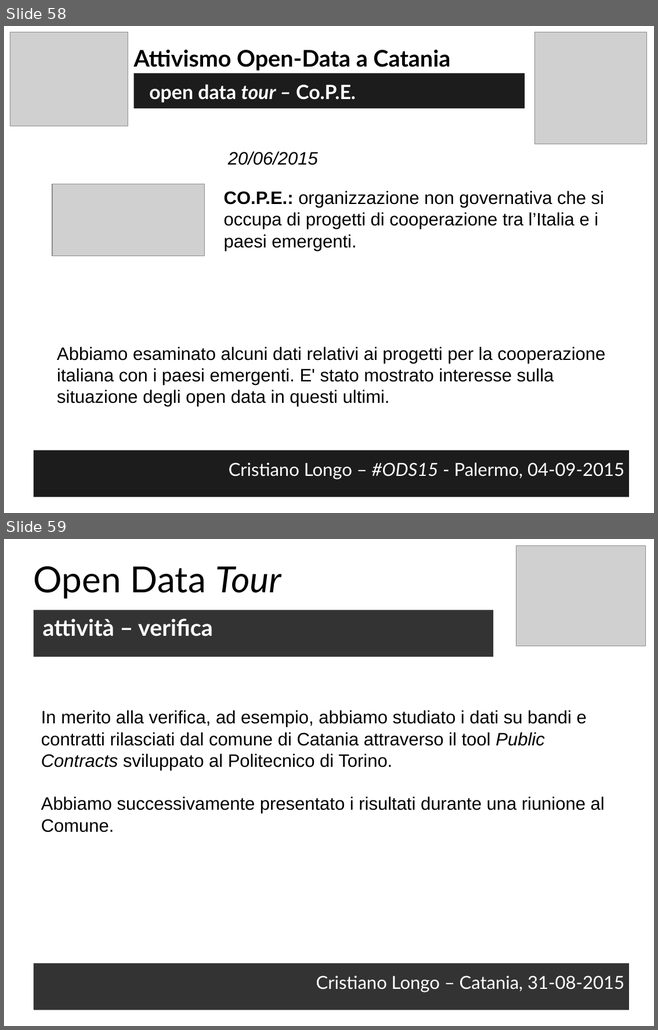
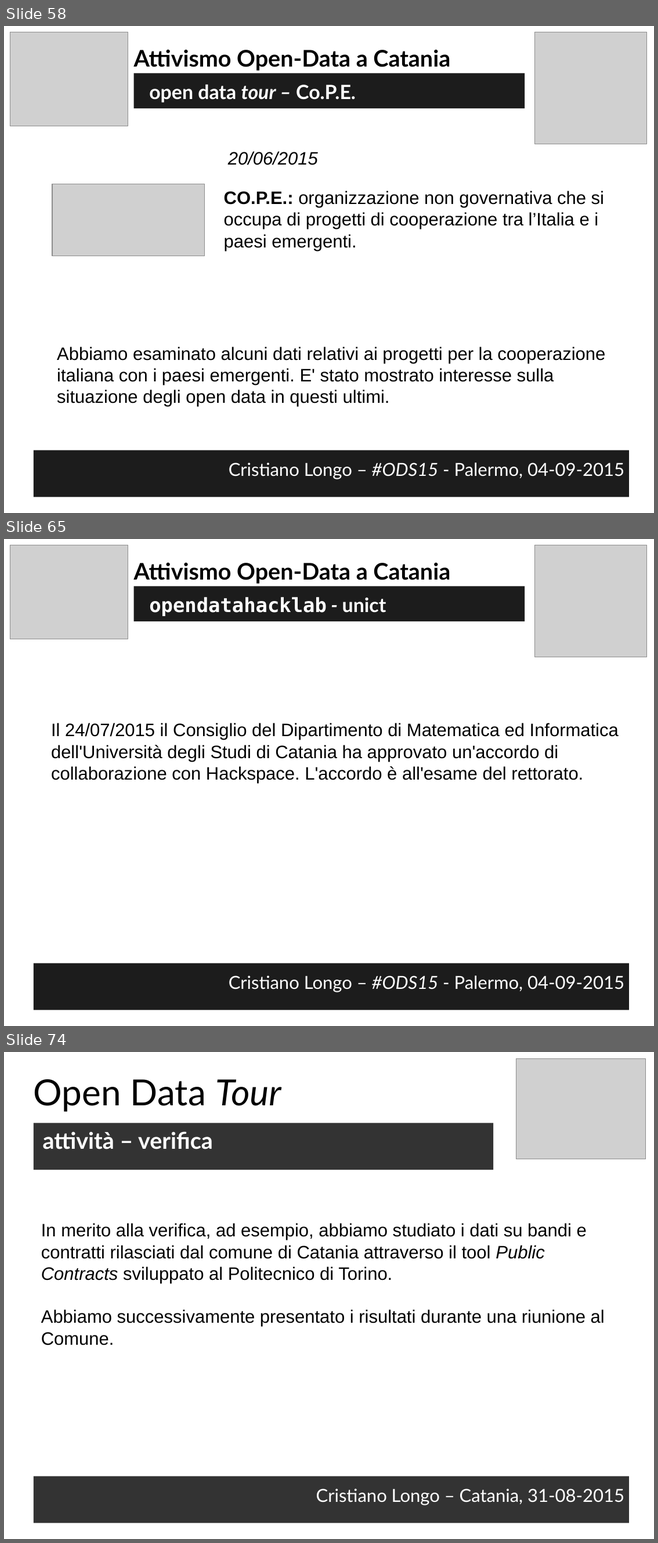
Before and after one commit to opendatahacklab/opendatahacklab.github.io, a slide deck: events/odt_ods15.odp. Shown one above the other, each under a label of ours: slides 58 and 59 before the commit, slides 58, 65 and 74 after it; the slides between them are not shown. The pictures are 658x1030 and 658x1543 pixels, drawn with LibreOffice and Linux fonts; fonts in the diff are those of the drawing; grey boxes stand for pictures. Boxes give left, top, right and bottom in pixels: in the first picture for what was removed or moved away, otherwise in the second. Text is boxed around its words. In the diff, an @@ line names an element or a change of style, - is before the commit and + after.

Commit message:
ods15 - opendatahacklab description incomplete

```diff
--- a/events/odt_ods15.odp
+++ b/events/odt_ods15.odp
@@ slide 65 added at (x1=4, y1=539, x2=654, y2=1026), background #FFFFFF @@
@@ picture added at (x1=10, y1=545, x2=128, y2=639) @@
@@ picture added at (x1=535, y1=545, x2=647, y2=657) @@
@@ text added at (x1=134, y1=562, x2=450, y2=584), 28 pt, text #000000, bold @@
+Attivismo Open-Data a Catania
@@ text added at (x1=134, y1=586, x2=524, y2=621), fill #1C1C1C, 24 pt, text #FFFFFF, bold @@
+opendatahacklab - unict
@@ text added at (x1=51, y1=723, x2=618, y2=783), 22 pt, text #000000 @@
+Il 24/07/2015 il Consiglio del Dipartimento di Matematica ed Informatica dell'Università degli Studi di Catania ha approvato un'accordo di collaborazione con Hackspace. L'accordo è all'esame del rettorato.
@@ text added at (x1=34, y1=964, x2=629, y2=1010), fill #1C1C1C, 22 pt, text #FFFFFF @@
+Cristiano Longo – #ODS15 - Palermo, 04-09-2015
@@ what was slide 59 is now slide 74 @@
```
Also in this commit, not shown: 14 other slides added.
